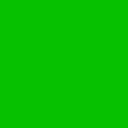
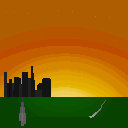
Two versions of the same layered image (w=128, h=128). Layer-by-layer changes:
added layer "Layer 8" above "Layer 6" over left=4, top=66, right=51, bottom=126
added layer "Layer 6" above "Layer 5" over left=0, top=97, right=128, bottom=128
added layer "Layer 5" above "Background" over left=0, top=10, right=128, bottom=108
painted on "Background" over left=0, top=0, right=128, bottom=128
